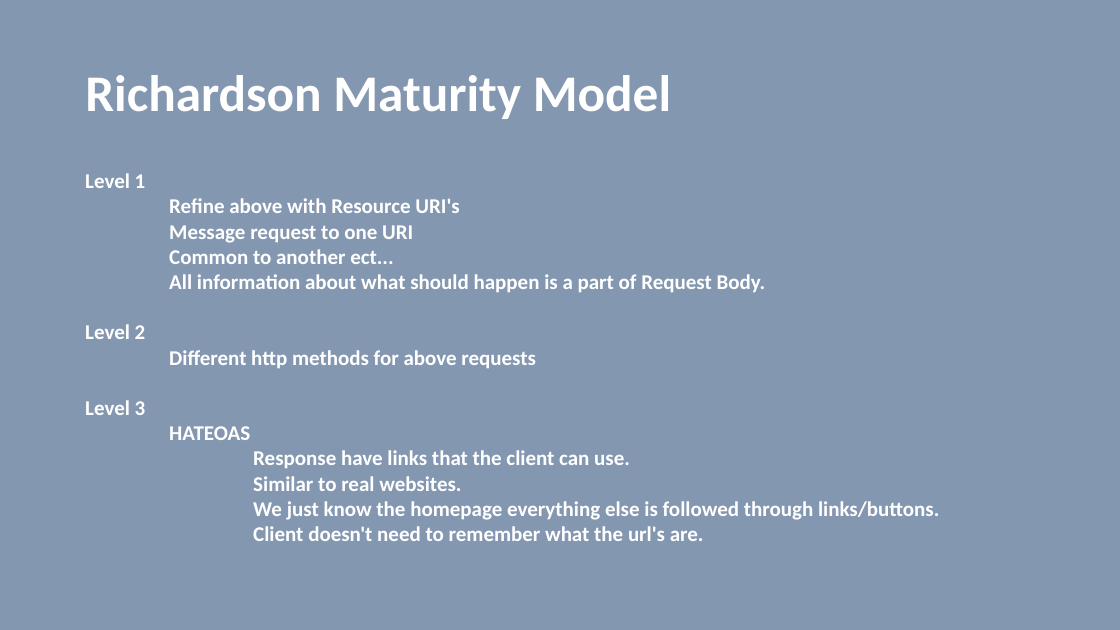
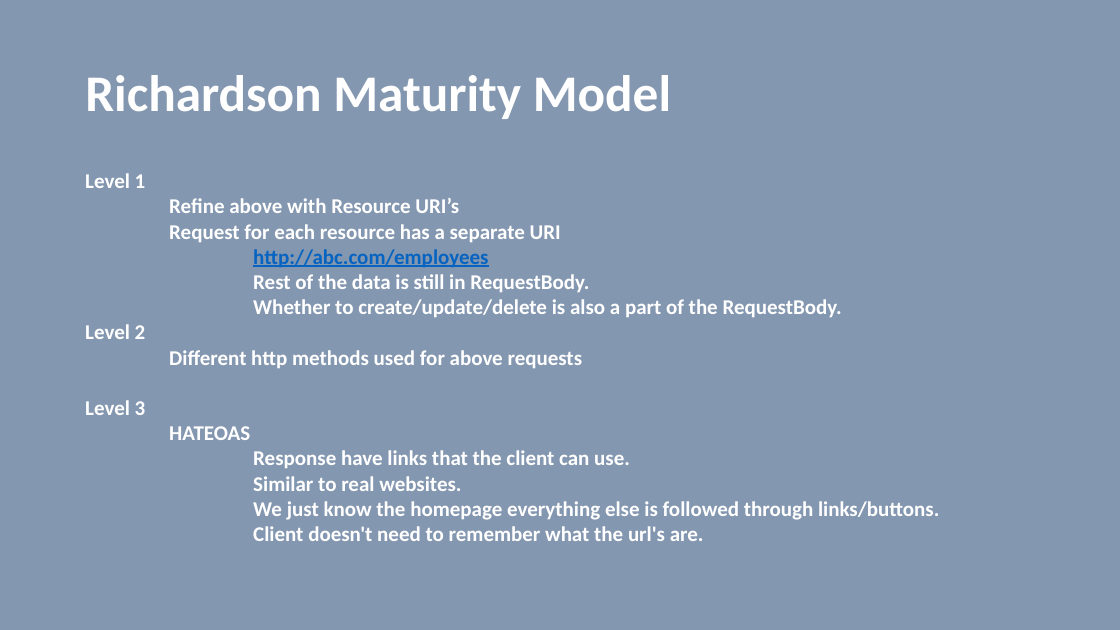
Before and after one commit to vilasvarghese/microservices, a slide deck: slide 3 of training/day2/Day2.pptx. Drawn at 1120x630 pixels with LibreOffice and Linux fonts; fonts in the diff are those of the drawing. Boxes give left, top, right and bottom in pixels: in the first picture for what was removed or moved away, otherwise in the second. Text is boxed around its words. In the diff, an @@ line names an element or a change of style, - is before the commit and + after.

```diff
--- a/training/day2/Day2.pptx
+++ b/training/day2/Day2.pptx
@@ text at [169, 198, 842, 317]: text changed @@
-Refine above with Resource URI's
-Message request to one URI
-Common to another ect...
-All information about what should happen is a part of Request Body.
+Refine above with Resource URI’s
+Request for each resource has a separate URI
+http://abc.com/employees
+Rest of the data is still in RequestBody.
+Whether to create/update/delete is also a part of the RequestBody.
@@ text at [169, 350, 583, 368]: text changed @@
-Different http methods for above requests
+Different http methods used for above requests
```
Also in this commit, not shown: 1 other slide changed, 1 slide added, 13 slides removed, 2 other files.
